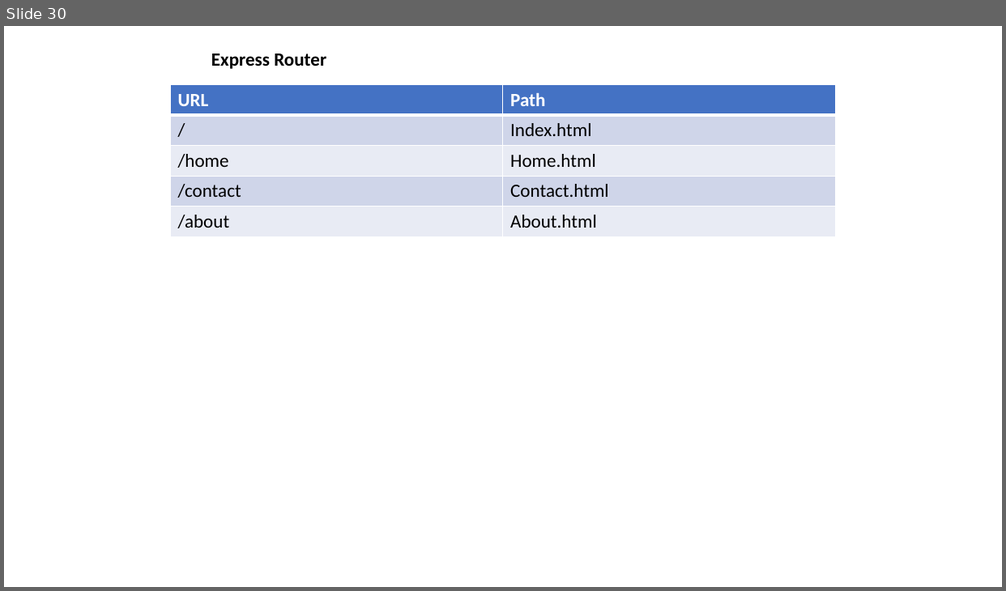
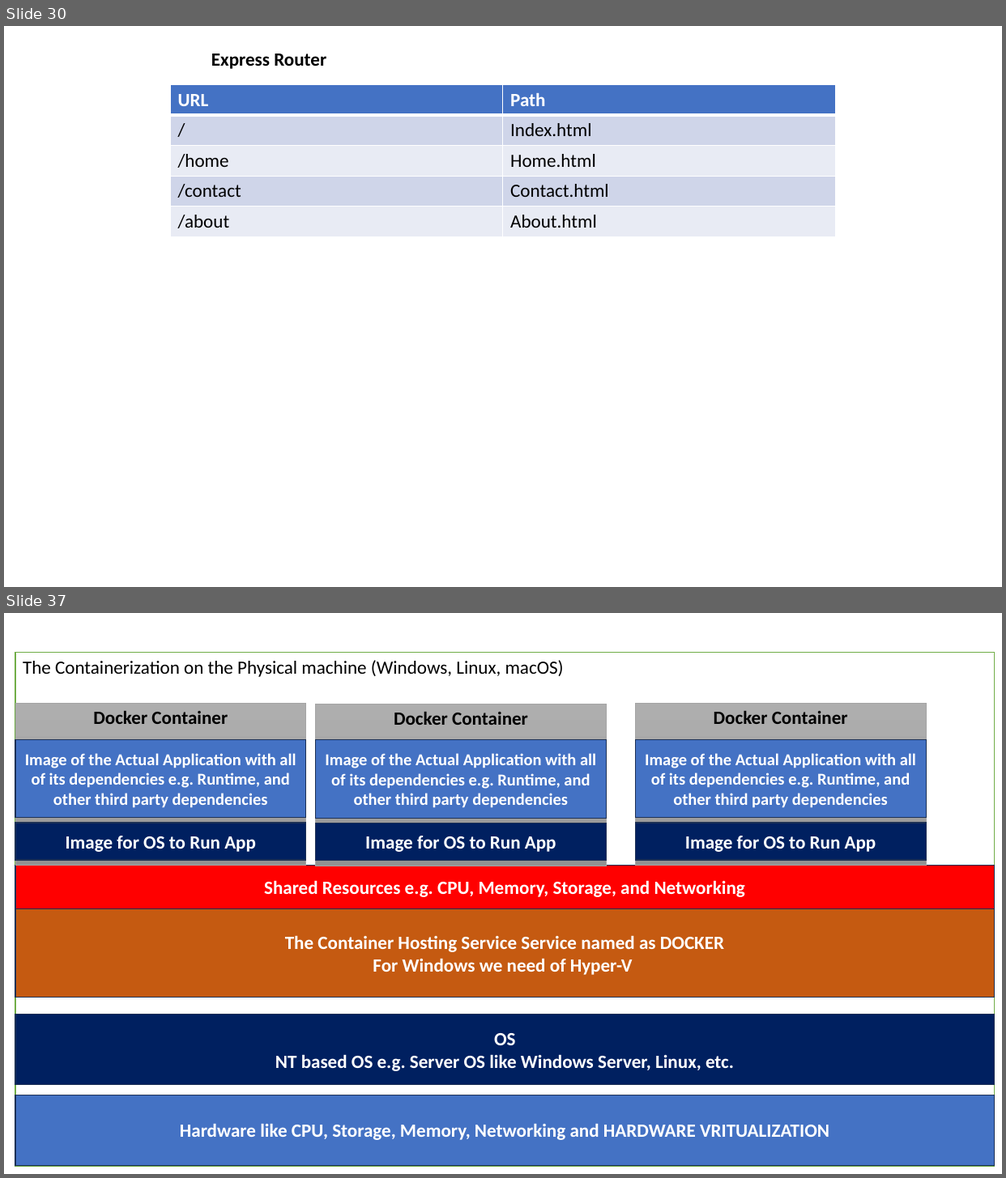
Before and after one commit to maheshsabnis/ugam, a slide deck: Training_Presentetions.pptx. Shown one above the other, each under a label of ours: slide 30 before the commit, slides 30 and 37 after it; the slides between them are not shown. The pictures are 1006x591 and 1006x1178 pixels, drawn with LibreOffice and Linux fonts; fonts in the diff are those of the drawing. Boxes give left, top, right and bottom in pixels: in the first picture for what was removed or moved away, otherwise in the second. Text is boxed around its words. In the diff, an @@ line names an element or a change of style, - is before the commit and + after.

```diff
--- a/Training_Presentetions.pptx
+++ b/Training_Presentetions.pptx
@@ slide 37 added at <box>4,613,1002,1174</box>, background #FFFFFF @@
@@ rectangle added at <box>15,652,995,1166</box>, fill #FFFFFF, outline #70AD47 1 pt @@
@@ text added at <box>23,660,564,677</box>, 18 pt, text #000000 @@
+The Containerization on the Physical machine (Windows, Linux, macOS)
@@ rectangle added at <box>15,704,305,865</box>, fill gradient #AFAFAF to #A5A5A5 to #939393, outline #A5A5A5 0.5 pt @@
@@ rectangle added at <box>315,704,606,865</box>, fill gradient #AFAFAF to #A5A5A5 to #939393, outline #A5A5A5 0.5 pt @@
@@ rectangle added at <box>635,704,926,865</box>, fill gradient #AFAFAF to #A5A5A5 to #939393, outline #A5A5A5 0.5 pt @@
@@ text added at <box>93,711,228,724</box>, 18 pt, text #000000, bold @@
+Docker Container
@@ text added at <box>394,712,528,725</box>, 18 pt, text #000000, bold @@
+Docker Container
@@ text added at <box>714,711,848,724</box>, 18 pt, text #000000, bold @@
+Docker Container
@@ rectangle added at <box>15,739,305,817</box>, fill #4472C4, outline #1E3256 1 pt, 16 pt, text #FFFFFF, bold @@
+Image of the Actual Application with all of its dependencies e.g. Runtime, and other third party dependencies
@@ rectangle added at <box>315,740,606,818</box>, fill #4472C4, outline #1E3256 1 pt, 16 pt, text #FFFFFF, bold @@
+Image of the Actual Application with all of its dependencies e.g. Runtime, and other third party dependencies
@@ rectangle added at <box>635,739,926,817</box>, fill #4472C4, outline #1E3256 1 pt, 16 pt, text #FFFFFF, bold @@
+Image of the Actual Application with all of its dependencies e.g. Runtime, and other third party dependencies
@@ rectangle added at <box>15,823,305,860</box>, fill #002060, outline #1E3256 1 pt, 18 pt, text #FFFFFF, bold @@
+Image for OS to Run App
@@ rectangle added at <box>315,824,606,861</box>, fill #002060, outline #1E3256 1 pt, 18 pt, text #FFFFFF, bold @@
+Image for OS to Run App
@@ rectangle added at <box>635,823,926,860</box>, fill #002060, outline #1E3256 1 pt, 18 pt, text #FFFFFF, bold @@
+Image for OS to Run App
@@ rectangle added at <box>15,865,995,909</box>, fill #FF0000, outline #1E3256 1 pt, 18 pt, text #FFFFFF, bold @@
+Shared Resources e.g. CPU, Memory, Storage, and Networking
@@ rectangle added at <box>15,909,995,998</box>, fill #C55A11, outline #1E3256 1 pt, 18 pt, text #FFFFFF, bold @@
+The Container Hosting Service Service named as DOCKER
+For Windows we need of Hyper-V
@@ rectangle added at <box>15,1014,995,1084</box>, fill #002060, outline #1E3256 1 pt, 18 pt, text #FFFFFF, bold @@
+OS
+NT based OS e.g. Server OS like Windows Server, Linux, etc.
@@ rectangle added at <box>15,1095,995,1165</box>, fill #4472C4, outline #1E3256 1 pt, 18 pt, text #FFFFFF, bold @@
+Hardware like CPU, Storage, Memory, Networking and HARDWARE VRITUALIZATION
```
Also in this commit, not shown: 8 other slides added, 9 other files.
